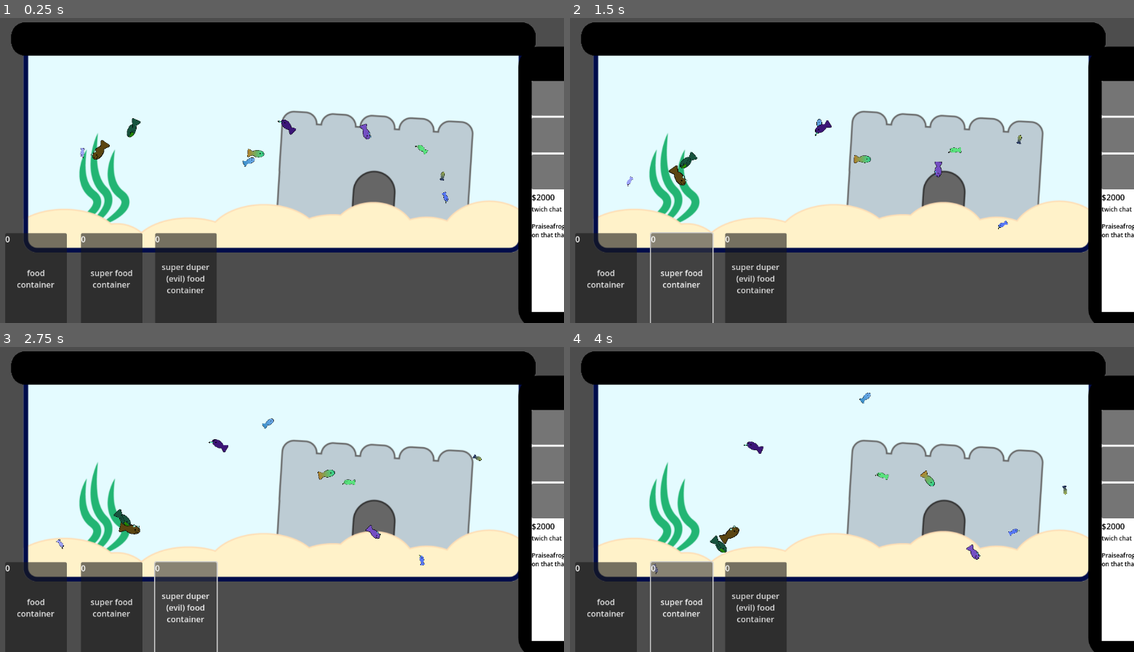
Above: before the commit, frames 1-4 (two rows, left to right).
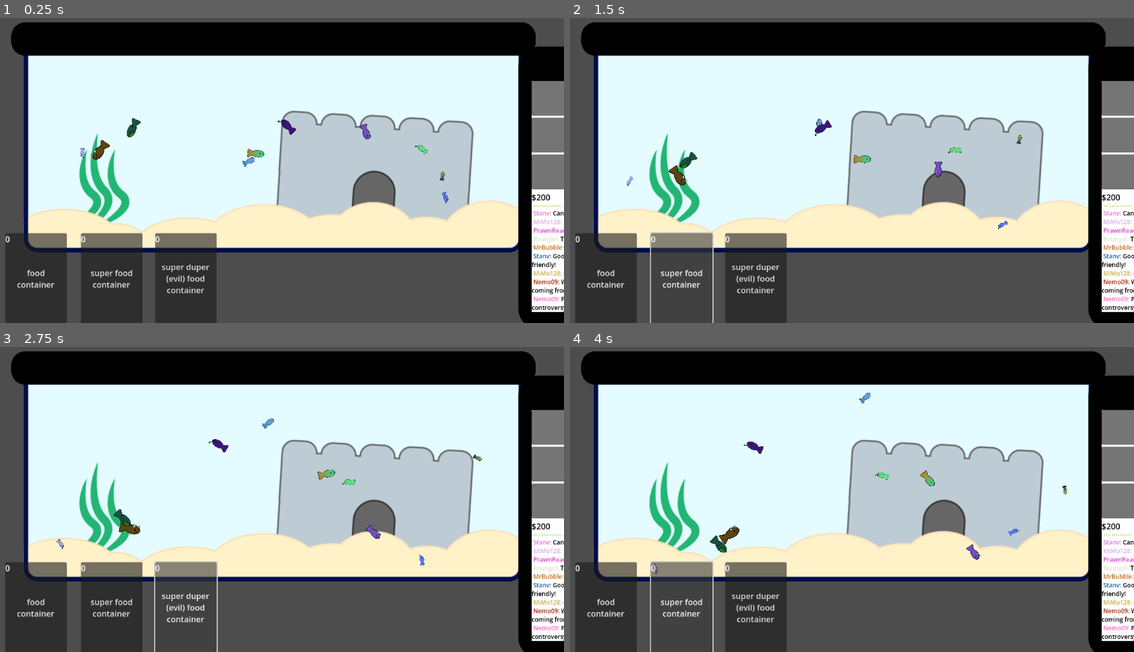
Above: after the commit, the same moments.

Repository: BaliDoggo/brackeys2025
Game: Godot game, scene res://scenes/main.tscn
Two runs of this game, one before a commit and one after it. Both use one fixed random seed, a clock stepped at 60 frames per second and the inputs below. The engine's default icon, where the game draws it, is replaced by a stand-in: a white triangle on a blue panel in a dark square.
Inputs:
- Up to frame 1 (0.25 s): no input
- Up to frame 2 (1.5 s): click "food container" at 0.5 s; click "super food container" at 1.25 s
- Up to frame 3 (2.75 s): click "super duper (evil) food conta…" at 2 s
- Up to frame 4 (4 s): click "food container" at 2.75 s; click "super food container" at 3.5 s

The runs differ from the first frame. In frame 1, 0.8% of the frame differs, in the area x 94-100%, y 57-97%; in frame 2, 0.8%; in frame 3, 0.8%; in frame 4, 0.8%.

Commit message:
chat finished :D

Diff:
--- a/scenes/food.tscn
+++ b/scenes/food.tscn
@@ -28,6 +28,7 @@
 container"
 
 [node name="Label" type="Label" parent="Button2"]
+layout_mode = 0
 offset_right = 40.0
 offset_bottom = 23.0
 text = "0"
@@ -42,6 +43,7 @@
 container"
 
 [node name="Label" type="Label" parent="Button3"]
+layout_mode = 0
 offset_right = 40.0
 offset_bottom = 23.0
 text = "0"
--- a/scenes/phone.tscn
+++ b/scenes/phone.tscn
@@ -116,9 +116,7 @@
 layout_mode = 2
 mouse_filter = 1
 theme = SubResource("Theme_un0lg")
-text = "twich chat
-
-Praiseafrogtoday: Fish Tuah! Swim on that thang!"
+scroll_active = false
 scroll_following = true
 
 [connection signal="mouse_entered" from="Control" to="." method="_on_area_2d_mouse_entered"]
--- a/scripts/fish.gd
+++ b/scripts/fish.gd
@@ -28,9 +28,6 @@
 
 func _process(_delta : float) -> void:
 
-	if name == 'Fish':
-		print($Timer.time_left)
-
 	facing_dir += randi_range(-10,10)
 
 	position += angle_to_vector(facing_dir) * move_speed
--- a/scripts/phone.gd
+++ b/scripts/phone.gd
@@ -1,17 +1,16 @@
 extends Node2D
 var tween : Tween = null
 signal button_pressed
-var money = 2000
+var money = 0
 
 @onready var chat = $Control/BoxContainer/VBoxContainer/RichTextLabel
-@onready var usernames = FileAccess.open("res://assets/FISCH CHAT USERNAMES.txt", FileAccess.READ)
-@onready var messages = FileAccess.open("res://assets/FISCH CHAT.txt", FileAccess.READ)
-@onready var usernames_array = FileAccess.open("res://assets/chat_array.txt", FileAccess.READ).get_as_text()
-@onready var messages_array = FileAccess.open("res://assets/message_array.txt", FileAccess.READ).get_as_text()
-
+@onready var usernames = FileAccess.open("res://assets/FISCH CHAT USERNAMES.txt", FileAccess.READ).get_as_text().split("\n")
+@onready var messages = FileAccess.open("res://assets/FISCH CHAT.txt", FileAccess.READ).get_as_text().split("\n")
 
 func _ready() -> void:
 	update_label(0)
+	for i in range(200):
+		update_label(1)
 
 func _process(delta: float) -> void:
 	pass
@@ -55,6 +54,11 @@
 	money += amount
 	$Control/BoxContainer/VBoxContainer/Label.text = '$' + str(money)
 
+	if amount > 0:
+		var rand_color = Color(randf(),randf(),randf())
+		var color_hex = (rand_color.to_html(false))
+		$Control/BoxContainer/VBoxContainer/RichTextLabel.append_text("\n [color=" + str(color_hex) +"]"+ get_username() +": [/color]" + get_message())
+
 func _on_button_mouse_entered() -> void:
 	$Control/BoxContainer/Button.get_child(0).show()
 
@@ -74,11 +78,14 @@
 func _on_button_3_mouse_exited() -> void:
 	$Control/BoxContainer/Button3.get_child(0).hide()
 
-func get_chat():
-	chat.append_text("\n [b]" + str(get_username()) + "[/b]  " + str(get_message()))
-
 func get_username():
-	return str_to_var(usernames_array).pick_random()
+	var user = Array(usernames).pick_random()
+	if user != "":
+		return user
+	return get_username()
 
 func get_message():
-	return str_to_var(messages_array).pick_random()
+	var message = Array(messages).pick_random()
+	if message != "":
+		return message
+	return get_username()
Not shown, removed: assets/chat_array.txt
Not shown, removed: assets/message_array.txt
